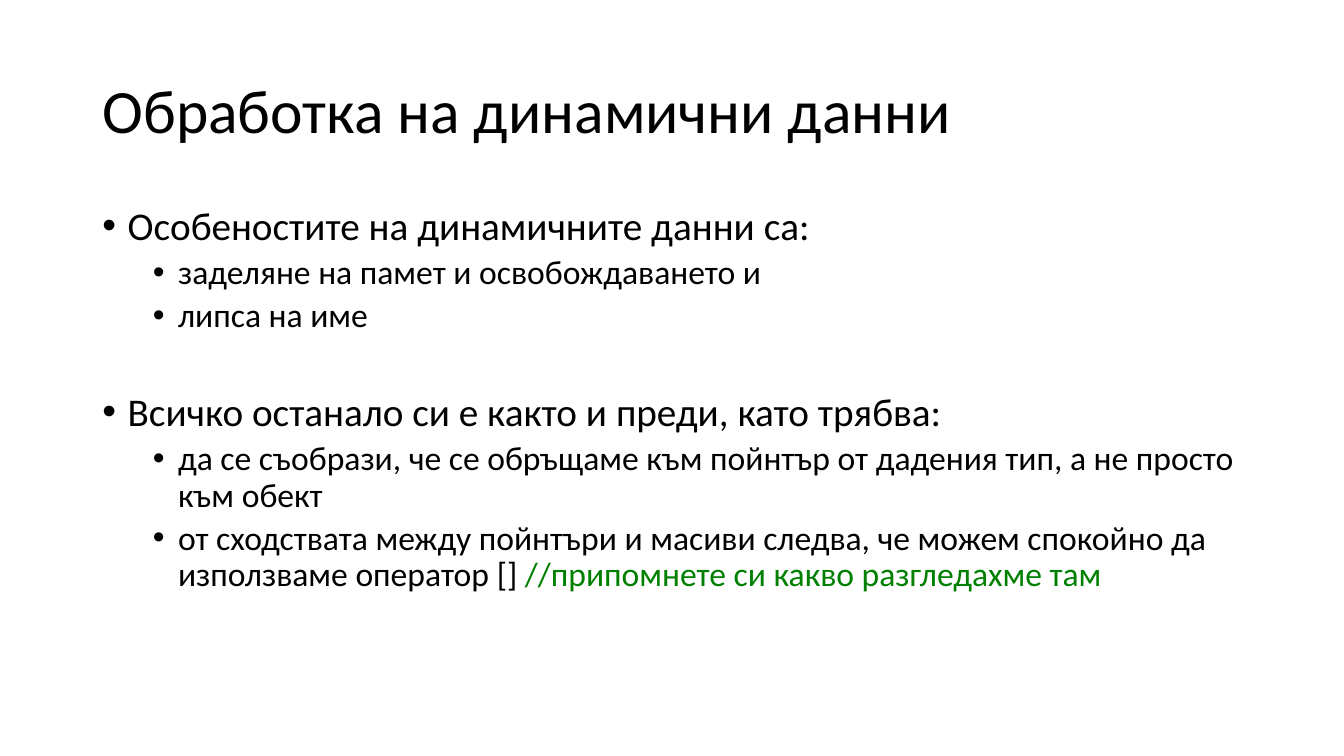
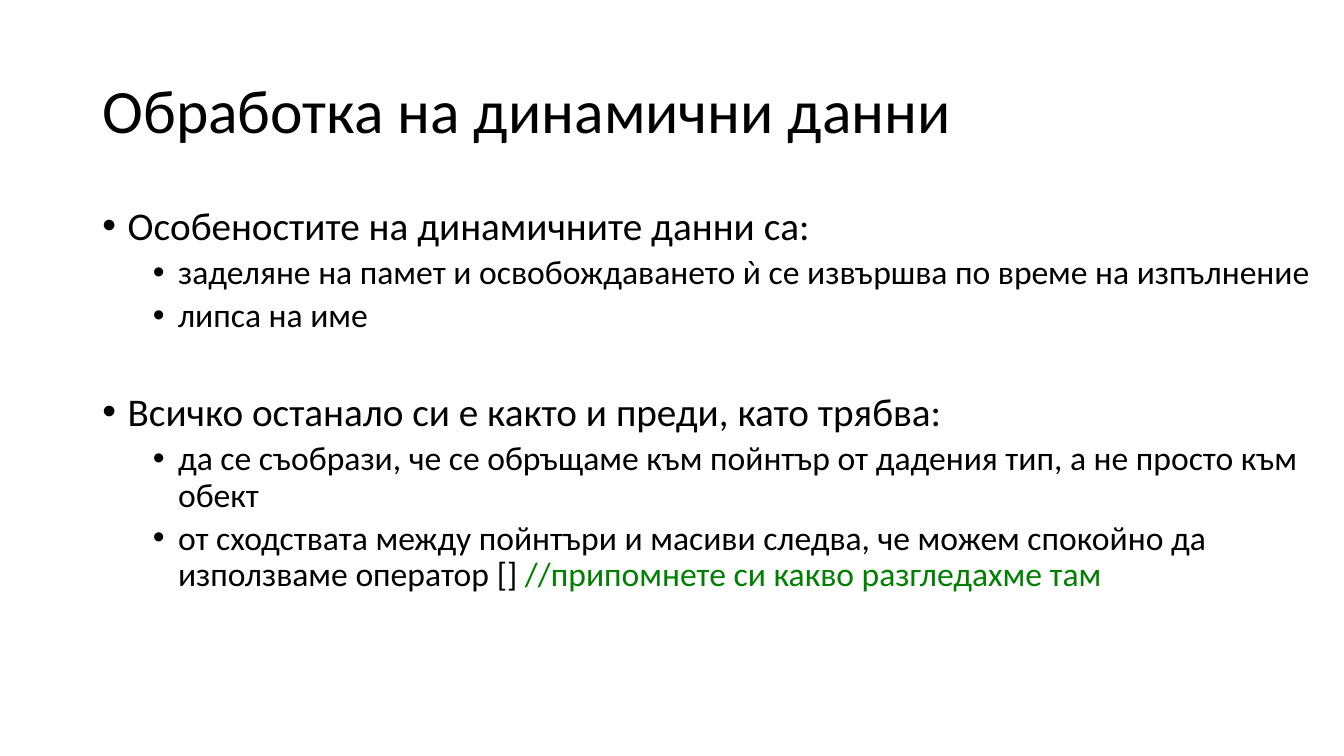
Before and after one commit to Mapmo/Uni-CPP, a slide deck: slide 38 of Introducing To Programming Materials/Consultation 3/Consultation3.pptx (slide 36 before the commit). Drawn at 1344x756 pixels with LibreOffice and Linux fonts; fonts in the diff are those of the drawing. Boxes give left, top, right and bottom in pixels: in the first picture for what was removed or moved away, otherwise in the second. Text is boxed around its words. In the diff, an @@ line names an element or a change of style, - is before the commit and + after.

```diff
--- a/Introducing To Programming Materials/Consultation 3/Consultation3.pptx
+++ b/Introducing To Programming Materials/Consultation 3/Consultation3.pptx
@@ text at [178,261,1309,290]: text changed @@
-  • заделяне на памет и освобождаването и
+  • заделяне на памет и освобождаването ѝ се извършва по време на изпълнение
```
Also in this commit, not shown: 5 other slides changed, 7 slides added.
